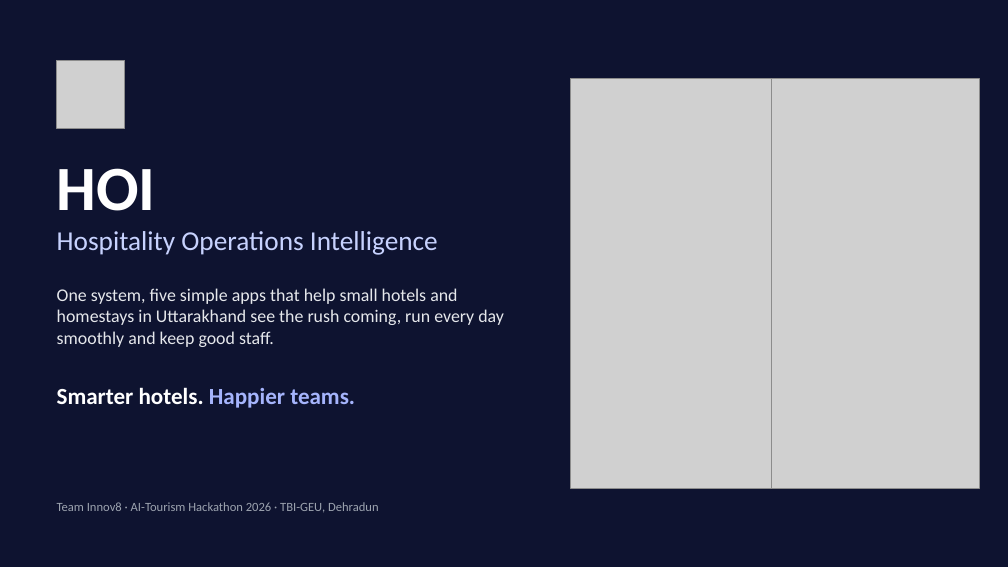
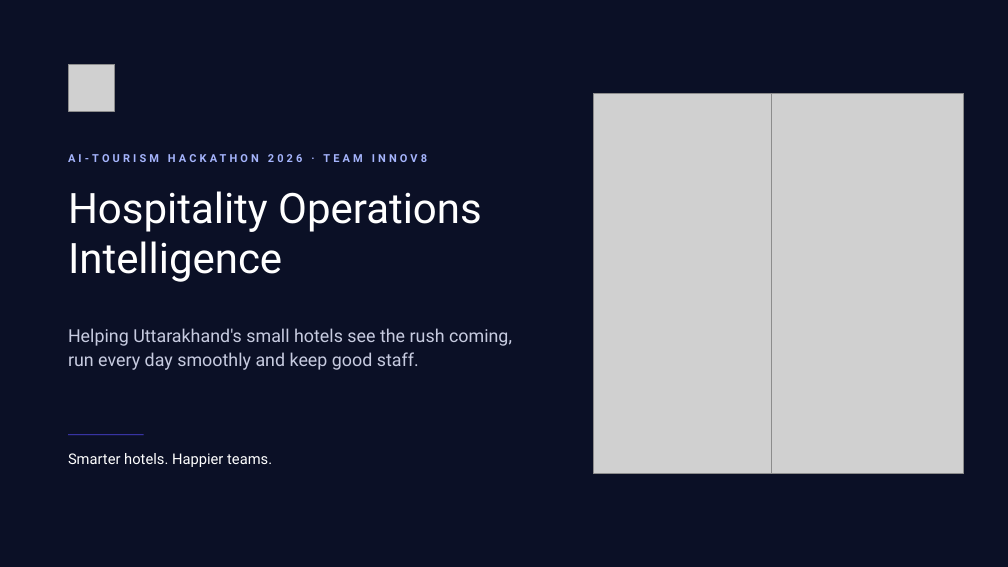
Before and after one commit to Ashu-Stark/Hospitality-, a slide deck: slide 1 of docs/HOI_Final_Pitch.pptx. Drawn at 1008x567 pixels with LibreOffice and Linux fonts; fonts in the diff are those of the drawing; grey boxes stand for pictures. Boxes give left, top, right and bottom in pixels: in the first picture for what was removed or moved away, otherwise in the second. Text is boxed around its words. In the diff, an @@ line names an element or a change of style, - is before the commit and + after.

```diff
--- a/docs/HOI_Final_Pitch.pptx
+++ b/docs/HOI_Final_Pitch.pptx
@@ background #0E1330 to #0B1026 @@
@@ picture: place and size @@
-picture at bbox=[57, 60, 125, 129]
+picture at bbox=[68, 64, 115, 111]
@@ picture: place and size @@
-picture at bbox=[571, 79, 779, 488]
+picture at bbox=[594, 94, 786, 473]
@@ picture: place and size @@
-picture at bbox=[771, 79, 979, 488]
+picture at bbox=[771, 94, 964, 473]
@@ text at bbox=[68, 154, 427, 162]: text changed; size 60 to 10.5 pt; font Calibri to Roboto; text colour #FFFFFF to #A5B4FC @@
-HOI
+AI-TOURISM HACKATHON 2026 · TEAM INNOV8
@@ text "Hospitality Operations Intelligence": place and size @@
-text "Hospitality Operations Intelligence" at bbox=[57, 231, 438, 255]
+text "Hospitality Operations Intelligence" at bbox=[68, 191, 482, 282]
@@ text "Hospitality Operations Intelligence" at bbox=[68, 191, 482, 282]: size 26 to 40 pt, font Calibri to Roboto, text colour #C7D2FE to #FFFFFF @@
@@ text at bbox=[68, 328, 512, 370]: text changed; font Calibri to Roboto; text colour #E5E7EB to #C7CBE0 @@
-One system, five simple apps that help small hotels and homestays in Uttarakhand see the rush coming, run every day smoothly and keep good staff.
+Helping Uttarakhand's small hotels see the rush coming, run every day smoothly and keep good staff.
@@ line added from (68, 435) to (144, 435), #4F46E5 0.75 pt @@
@@ text "Smarter hotels. Happier teams.": place and size @@
-text "Smarter hotels. Happier teams." at bbox=[57, 387, 355, 408]
+text "Smarter hotels. Happier teams." at bbox=[68, 453, 272, 467]
@@ text "Smarter hotels. Happier teams." at bbox=[68, 453, 272, 467]: size 22 to 14 pt, font Calibri to Roboto, bold off; text colour #A5B4FC to #FFFFFF in "Happier teams." @@
@@ text removed at bbox=[57, 502, 379, 512] @@
-Team Innov8 · AI-Tourism Hackathon 2026 · TBI-GEU, Dehradun
```
Also in this commit, not shown: 7 other slides changed, 2 slides added, 2 slides removed.
